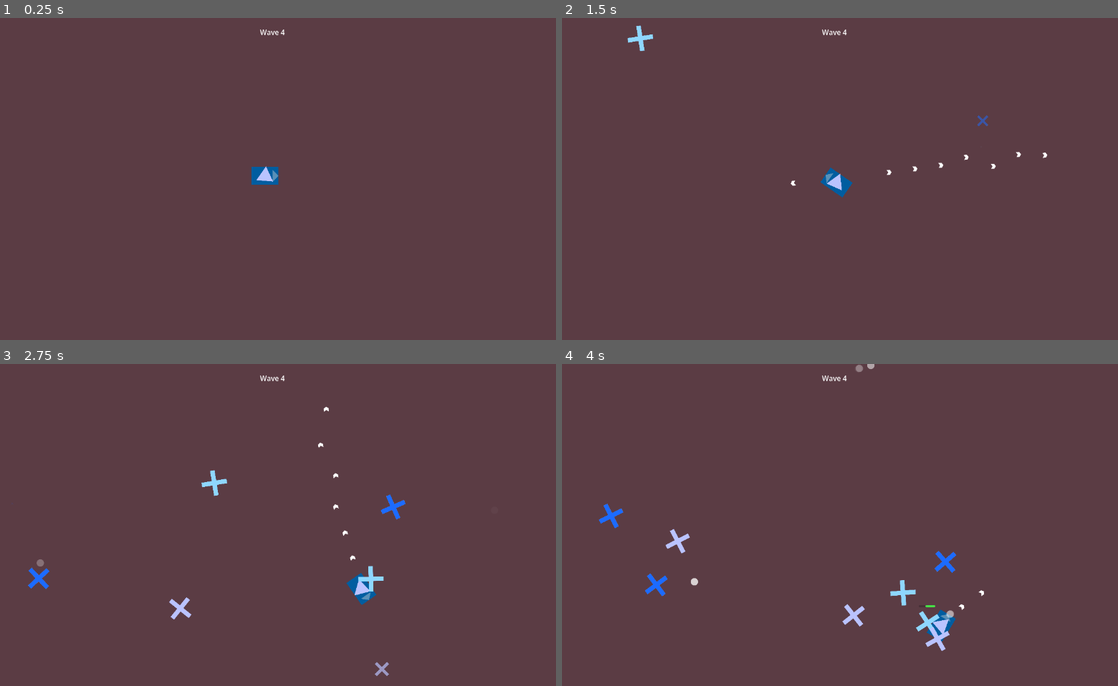
Above: before the commit, frames 1-4 (two rows, left to right).
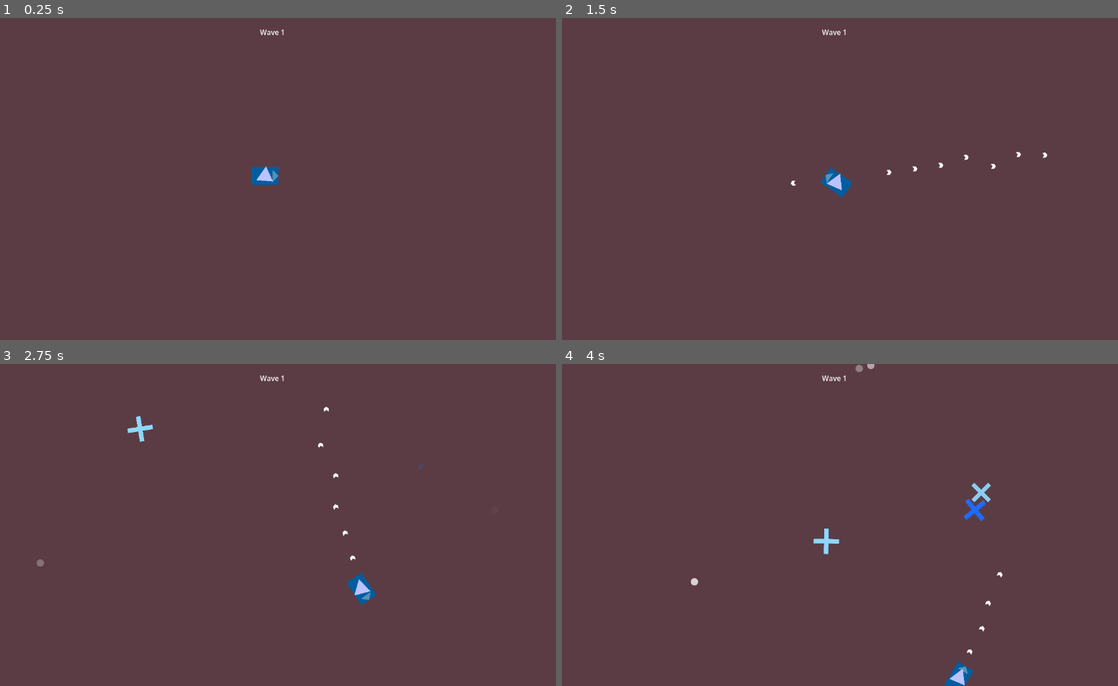
Above: after the commit, the same moments.

Repository: Sammon04/Roguelike_Game
Game: Godot game, scene res://Scenes/Main.tscn
Same seed, same stepped clock (60 frames per second), same inputs: the game is played once before the commit and once after it.
Inputs (mouse positions are in pixels of both pictures, inside the frame that each line leads up to):
- Up to frame 1 (0.25 s): no input
- Up to frame 2 (1.5 s): tap Enter at 0.5 s; move the mouse to (956, 162) at 0.52 s; press the mouse at (956, 162) at 0.53 s; hold D (right) 0.53-1.28 s; move the mouse to (717, 195) at 1.27 s; release the mouse at (717, 195) at 1.28 s; hold S (down) from 1.28 s (still down); click (717, 195) at 1.35 s
- Up to frame 3 (2.75 s): move the mouse to (328, 454) at 2.02 s; release S (down) at 2.03 s; press the mouse at (328, 454) at 2.03 s; hold D (right) from 2.03 s (still down)
- Up to frame 4 (4 s): move the mouse to (801, 589) at 2.77 s; release D (right) at 2.78 s; release the mouse at (801, 589) at 2.78 s; hold W (up) 2.78-3.53 s; click (801, 589) at 2.85 s; move the mouse to (1001, 573) at 3.52 s; press the mouse at (1001, 573) at 3.53 s; hold A (left) from 3.53 s (still down)

The runs differ from the first frame. In frame 1, less than 0.1% of the frame differs, in the area x 50-52%, y 3-6%; in frame 2, 0.2%; in frame 3, 0.8%; in frame 4, 1.9%, in the area x 6-80%, y 3-100%.

Commit message:
added enemy credits but director broken

Diff:
--- a/Objects/Enemies/Scripts/base_enemy.gd
+++ b/Objects/Enemies/Scripts/base_enemy.gd
@@ -6,8 +6,9 @@
 @onready var collision: CollisionShape2D = $CollisionShape2D
 @onready var health_bar: ProgressBar = $HealthBar
 
-@export var enemy_speed = 200
-@export var max_health: int = 100
+@export var credits = 0
+@export var enemy_speed = 0
+@export var max_health: int = 0
 
 var health: int
 var is_active: bool = false
--- a/Objects/Enemies/Scripts/basic_enemy.gd
+++ b/Objects/Enemies/Scripts/basic_enemy.gd
@@ -1,6 +1,8 @@
 extends BaseEnemy
 
-func _ready():
+func _init():
 	enemy_speed = 200
 	max_health = 100
+
+func _ready():
 	super()
--- /dev/null
+++ b/Objects/Enemies/Scripts/enemy_data.gd
@@ -0,0 +1,5 @@
+class_name EnemyData
+extends Resource
+
+@export var scene : PackedScene
+@export var credits : int
--- a/Objects/Enemies/Scripts/fast_enemy.gd
+++ b/Objects/Enemies/Scripts/fast_enemy.gd
@@ -1,6 +1,9 @@
 extends BaseEnemy
 
-func _ready():
+func _init():
 	enemy_speed = 300
 	max_health = 50
+
+func _ready():
+
 	super()
--- a/Objects/Enemies/Scripts/tough_enemy.gd
+++ b/Objects/Enemies/Scripts/tough_enemy.gd
@@ -1,6 +1,8 @@
 extends BaseEnemy
 
+func _init():
+	enemy_speed = 100
+	max_health = 250
+
 func _ready():
-	enemy_speed = 100
-	max_health = 400
 	super()
--- a/Objects/Scenes/bullet.tscn
+++ b/Objects/Scenes/bullet.tscn
@@ -93,6 +93,7 @@
 
 [node name="Bullet" type="Area2D" unique_id=22684917]
 script = ExtResource("1_onpr3")
+damage = 50.0
 
 [node name="Visuals" type="Node2D" parent="." unique_id=975585194]
 
--- a/Objects/Scenes/director.tscn
+++ b/Objects/Scenes/director.tscn
@@ -1,13 +1,15 @@
 [gd_scene format=3 uid="uid://ces8wovhg1sy2"]
 
 [ext_resource type="Script" uid="uid://bhacpeeyps7ym" path="res://Objects/Scripts/director.gd" id="1_8c0qa"]
-[ext_resource type="PackedScene" uid="uid://bap31726r8p56" path="res://Objects/Enemies/Scenes/basic_enemy.tscn" id="2_kqw4h"]
-[ext_resource type="PackedScene" uid="uid://cvy6j2c17tuut" path="res://Objects/Enemies/Scenes/fast_enemy.tscn" id="3_15p4y"]
-[ext_resource type="PackedScene" uid="uid://brp2qbjp1ltkx" path="res://Objects/Enemies/Scenes/tough_enemy.tscn" id="4_sdhsa"]
+[ext_resource type="Script" uid="uid://debbefyd7erwv" path="res://Objects/Enemies/Scripts/enemy_data.gd" id="2_15p4y"]
+[ext_resource type="Resource" uid="uid://dg410b53ylb7g" path="res://Resources/EnemyData/basic_enemy.tres" id="3_sdhsa"]
+[ext_resource type="Resource" uid="uid://bf56bfm8t6seb" path="res://Resources/EnemyData/fast_enemy.tres" id="4_c3nw7"]
+[ext_resource type="Resource" uid="uid://cscc6uiwcmwlk" path="res://Resources/EnemyData/tough_enemy.tres" id="5_q7l26"]
 
 [node name="Director" type="Node" unique_id=1807380165]
 script = ExtResource("1_8c0qa")
-enemy_scenes = Array[PackedScene]([ExtResource("2_kqw4h"), ExtResource("3_15p4y"), ExtResource("4_sdhsa")])
+enemy_types = Array[ExtResource("2_15p4y")]([ExtResource("3_sdhsa"), ExtResource("4_c3nw7"), ExtResource("5_q7l26")])
+spawn_delay = 1.0
 
 [node name="SpawnPoint" type="Marker2D" parent="." unique_id=1074548989]
 
@@ -16,6 +18,7 @@
 autostart = true
 
 [node name="WaveTimer" type="Timer" parent="." unique_id=2045210107]
+one_shot = true
 
 [connection signal="timeout" from="SpawnTimer" to="." method="_on_spawn_timer_timeout"]
 [connection signal="timeout" from="WaveTimer" to="." method="_on_wave_timer_timeout"]
--- a/Objects/Scripts/director.gd
+++ b/Objects/Scripts/director.gd
@@ -6,53 +6,52 @@
 @onready var wave_counter : Label = $"../WaveCounter"
 @onready var player = get_tree().get_first_node_in_group("player") as Player
 
-@export var enemy_scenes : Array[PackedScene]
+@export var enemy_types : Array[EnemyData]
 @export var current_wave : int = 0
 @export var time_between_waves : float = 15
 @export var early_wave_delay : float = 3.0
-@export var spawn_delay : float = 0.3
-var enemies_to_spawn : int = 0
+@export var spawn_delay : float = 0.8
+var wave_credits : int = 0
 var enemies_spawned : int = 0
 var enemies_alive : int = 0
-var ending_wave : bool = false
+var spawning_enemies : bool = false
+var wave_ended : bool = false
 var rng = RandomNumberGenerator.new()
-
-
 
 func _ready():
 	rng.randomize()
 	start_wave()
 
+func _process(delta: float) -> void:
+	print("Wave timer: ", wave_timer.time_left)
+
 func start_wave():
+	wave_ended = false
 	current_wave += 1
 	wave_counter.text = "Wave " + str(current_wave)
 
-	enemies_to_spawn = current_wave * 2
+	wave_credits = 40 + current_wave * 10
+	spawning_enemies = true
 	enemies_spawned = 0
-	print("Starting wave " + str(current_wave) + ", enemies to spawn: " + str(enemies_to_spawn))
+	print("Starting wave " + str(current_wave) + ", credits available: " + str(wave_credits))
 	spawn_timer.wait_time = spawn_delay
 	spawn_timer.start()
 
-func end_wave():
-	if ending_wave:
+func _on_spawn_timer_timeout() -> void:
+	if spawning_enemies:
+		spawn_enemy()
+
+func spawn_enemy():
+	var options = enemy_types.filter(func(e): return e.credits <= wave_credits)
+
+	if options.is_empty():
+		spawning_enemies = false
+		end_wave()
 		return
 
-	ending_wave = true
-
-	print("ending wave")
-	spawn_timer.stop()
-	wave_timer.start(time_between_waves)
-
-func end_wave_early():
-	if not ending_wave:
-		return
-
-	if wave_timer.time_left > early_wave_delay:
-		wave_timer.start(early_wave_delay)
-
-func spawn_enemy():
-	var enemy_scene = enemy_scenes.pick_random()
-	var enemy = enemy_scene.instantiate()
+	var choice = options.pick_random()
+	var enemy = choice.scene.instantiate()
+	wave_credits -= choice.credits
 
 	pick_random_spawn_point()
 	enemy.position = spawn_point.global_position
@@ -65,6 +64,7 @@
 	print("Enemy spawned")
 	print("Enemies spawned: " + str(enemies_spawned))
 	print("Enemies alive: " + str(enemies_alive))
+	print("Credits remaining: " + str(wave_credits))
 	enemy.enemy_died.connect(_on_enemy_died)
 
 func _on_enemy_died():
@@ -72,8 +72,28 @@
 
 	print("Enemy killed")
 	print("Enemies alive: " + str(enemies_alive))
-	if enemies_alive == 0 and enemies_spawned == enemies_to_spawn:
-		end_wave_early()
+	if enemies_alive == 0 and wave_ended:
+		print("Ending wave early")
+		shorten_wave_timer()
+
+func shorten_wave_timer():
+	if wave_timer.time_left > early_wave_delay:
+		wave_timer.start(early_wave_delay)
+
+func end_wave():
+	if wave_ended:
+		return
+
+	wave_ended = true
+
+	print("ending wave")
+	spawn_timer.stop()
+	wave_timer.start(time_between_waves)
+
+func _on_wave_timer_timeout():
+	wave_ended = false
+	print("Ending wave normally")
+	start_wave()
 
 func pick_random_spawn_point() -> void:
 	var screen_size: Vector2 = get_viewport().size
@@ -87,13 +107,3 @@
 
 		if spawn_point.global_position.distance_to(player.global_position) >= 200:
 			valid_point = true
-
-func _on_spawn_timer_timeout() -> void:
-	if enemies_spawned < enemies_to_spawn:
-		spawn_enemy()
-	else:
-		end_wave()
-
-func _on_wave_timer_timeout():
-	ending_wave = false
-	start_wave()
--- /dev/null
+++ b/Resources/EnemyData/basic_enemy.tres
@@ -0,0 +1,10 @@
+[gd_resource type="Resource" script_class="EnemyData" format=3 uid="uid://dg410b53ylb7g"]
+
+[ext_resource type="Script" uid="uid://debbefyd7erwv" path="res://Objects/Enemies/Scripts/enemy_data.gd" id="1_1dfh3"]
+[ext_resource type="PackedScene" uid="uid://bap31726r8p56" path="res://Objects/Enemies/Scenes/basic_enemy.tscn" id="1_gnbqo"]
+
+[resource]
+script = ExtResource("1_1dfh3")
+scene = ExtResource("1_gnbqo")
+credits = 10
+metadata/_custom_type_script = "uid://debbefyd7erwv"
--- /dev/null
+++ b/Resources/EnemyData/fast_enemy.tres
@@ -0,0 +1,10 @@
+[gd_resource type="Resource" script_class="EnemyData" format=3 uid="uid://bf56bfm8t6seb"]
+
+[ext_resource type="PackedScene" uid="uid://cvy6j2c17tuut" path="res://Objects/Enemies/Scenes/fast_enemy.tscn" id="1_2ou1f"]
+[ext_resource type="Script" uid="uid://debbefyd7erwv" path="res://Objects/Enemies/Scripts/enemy_data.gd" id="1_05k3u"]
+
+[resource]
+script = ExtResource("1_05k3u")
+scene = ExtResource("1_2ou1f")
+credits = 5
+metadata/_custom_type_script = "uid://debbefyd7erwv"
--- /dev/null
+++ b/Resources/EnemyData/tough_enemy.tres
@@ -0,0 +1,10 @@
+[gd_resource type="Resource" script_class="EnemyData" format=3 uid="uid://cscc6uiwcmwlk"]
+
+[ext_resource type="Script" uid="uid://debbefyd7erwv" path="res://Objects/Enemies/Scripts/enemy_data.gd" id="1_lg7ht"]
+[ext_resource type="PackedScene" uid="uid://brp2qbjp1ltkx" path="res://Objects/Enemies/Scenes/tough_enemy.tscn" id="1_rl0dq"]
+
+[resource]
+script = ExtResource("1_lg7ht")
+scene = ExtResource("1_rl0dq")
+credits = 25
+metadata/_custom_type_script = "uid://debbefyd7erwv"
--- a/Scenes/Main.tscn
+++ b/Scenes/Main.tscn
@@ -21,7 +21,6 @@
 position = Vector2(630, 353)
 
 [node name="Director" parent="." unique_id=1807380165 instance=ExtResource("3_pbw6q")]
-current_wave = 3
 
 [node name="Borders" type="Node2D" parent="." unique_id=1969603087]
 
Not shown, added: Objects/Enemies/Scripts/enemy_data.gd.uid
